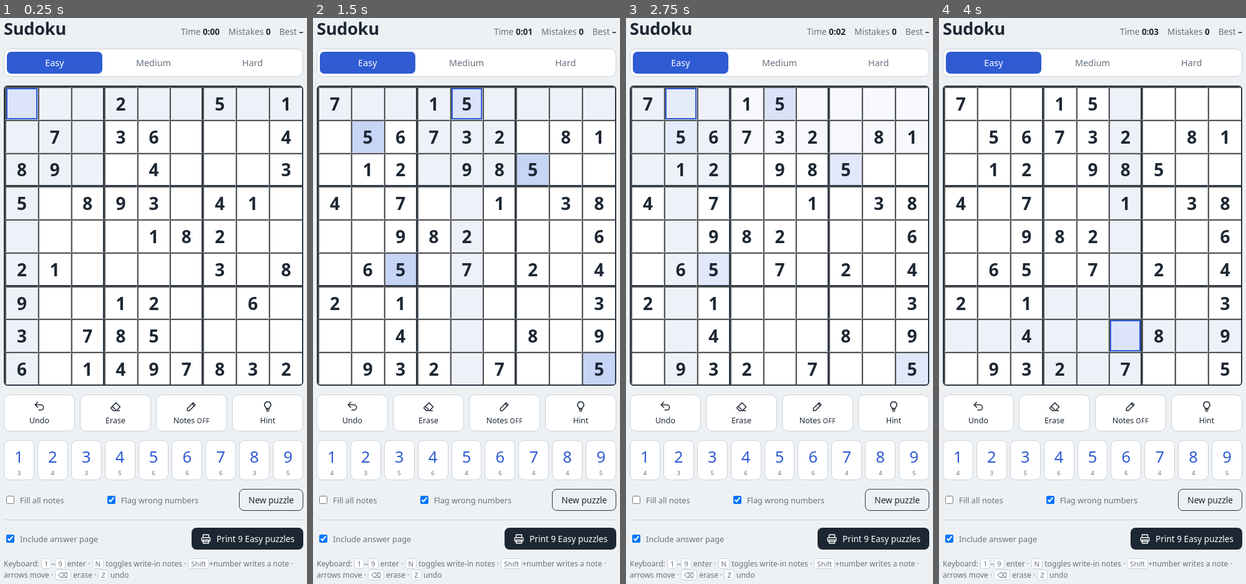
Above: before the commit, frames 1-4 (left to right).
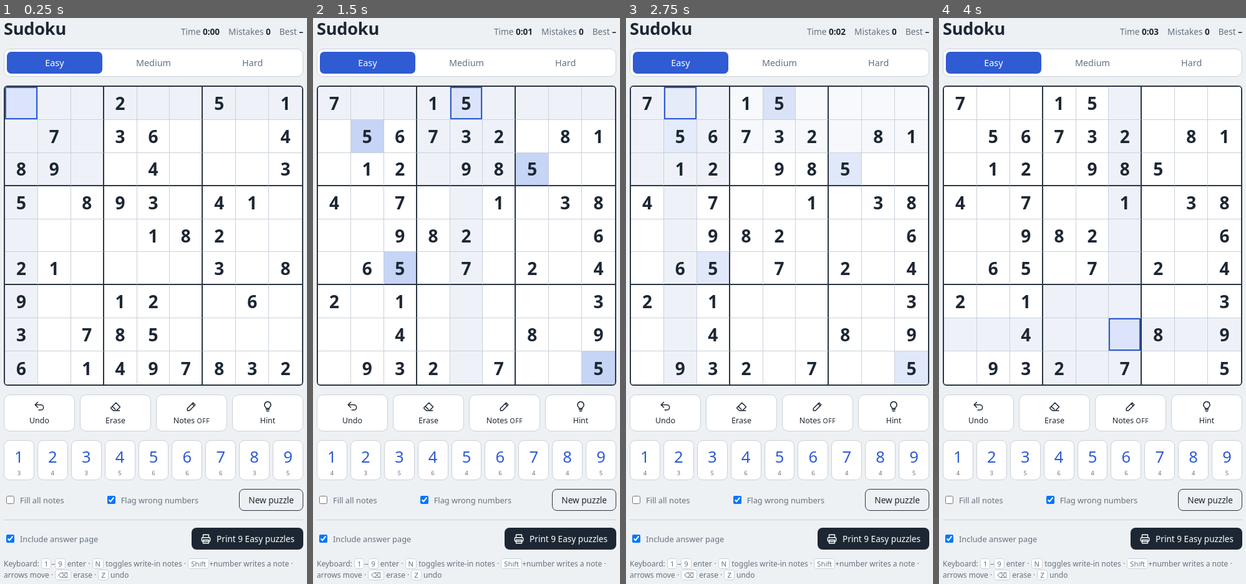
Above: after the commit, the same moments.

Repository: BTarcau/Sudoku
Game: browser game, page index.html
The game is run twice, just before and just after one commit, with the same random seed, the same clock (stepped at 60 frames per second) and the same inputs.
Inputs:
- Up to frame 1 (0.25 s): no input
- Up to frame 2 (1.5 s): click "Easy" at 0.27 s; hold Right from 1.03 s (still down); tap Z at 1.1 s
- Up to frame 3 (2.75 s): release Right at 1.53 s; hold Down 1.58-1.85 s; tap Z at 1.6, 2.1, 2.6 s; hold Left 1.9-2.47 s; hold Up from 2.52 s (still down)
- Up to frame 4 (4 s): release Up at 2.82 s; hold Right 2.87-3.53 s; tap Z at 3.1, 3.6 s; hold Up 3.58-3.82 s; hold Left from 3.87 s (still down)

The runs differ from the first frame. In frame 1, 6.2% of the frame differs, in the area x 1-99%, y 12-65%; in frame 2, 6.2%; in frame 3, 6.2%; in frame 4, 6.2%.

Commit message:
Fix squished top row on iOS Safari: square cells via aspect-ratio
Co-Authored-By: Claude Opus 5.5 <noreply@anthropic.com>
Claude-Session: https://claude.ai/code/session_01TK3BCT17KyGHYmadqEMZfR

Diff:
--- a/index.html
+++ b/index.html
@@ -42,8 +42,8 @@
 .levels button[aria-pressed="true"]{background:var(--accent);color:#fff}
 :root[data-theme="dark"] .levels button[aria-pressed="true"]{color:#0f1622}
 @media (prefers-color-scheme: dark){:root:not([data-theme="light"]) .levels button[aria-pressed="true"]{color:#0f1622}}
-.board{display:grid;grid-template-columns:repeat(9,1fr);aspect-ratio:1;max-width:100%;background:var(--paper);border:2px solid var(--line-strong);border-radius:6px;overflow:hidden;user-select:none;-webkit-user-select:none;touch-action:manipulation}
-.cell{position:relative;border-right:1px solid var(--line);borde …(245 unchanged characters)…
+.board{display:grid;grid-template-columns:repeat(9,minmax(0,1fr));width:100%;max-width:100%;box-sizing:border-box;background:var(--paper);border:2px solid var(--line-strong);border-radius:6px;overflow:hidden;user-select:none;-webkit-user-select:none;touch-action:manipulation}
+.cell{position:relative;aspect-ratio:1/1;min-width:0;min-height:0;width:100%;box-sizing:border-box;margin:0;-webkit-appearance:none;appearance:none;border-radius:0;border-top:0;border-left:0;border-right:1px solid var(--line);borde …(245 unchanged characters)…
 .cell:nth-child(9n){border-right:0}
 .cell:nth-child(9n+3),.cell:nth-child(9n+6){border-right:2px solid var(--line-strong)}
 .cell.r2,.cell.r5{border-bottom:2px solid var(--line-strong)}
